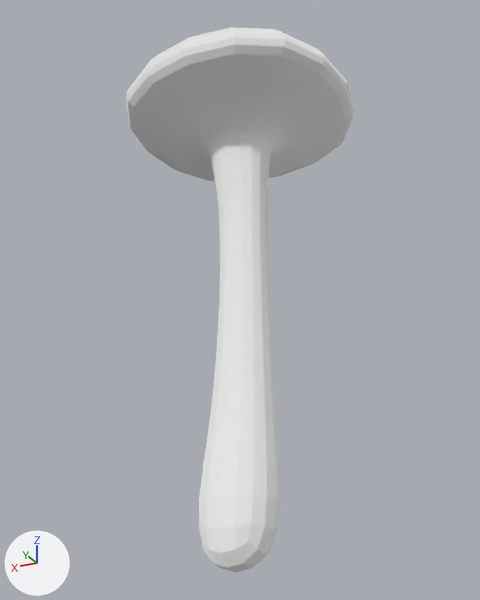
Two versions of the glTF model assets/models/mushroom3.gltf, one commit apart.
One viewpoint serves both versions: a 50 mm camera at (-32.9, 150.8, -7.5) aimed at (0.4, 84.1, 22.5). Lighting does not change. The marker at lower left points along +X, +Y and +Z. The first picture is the older version. Where no turn or scale is listed for an object, it has been applied to the vertices.

In view in the first picture: 'mushroom3'.
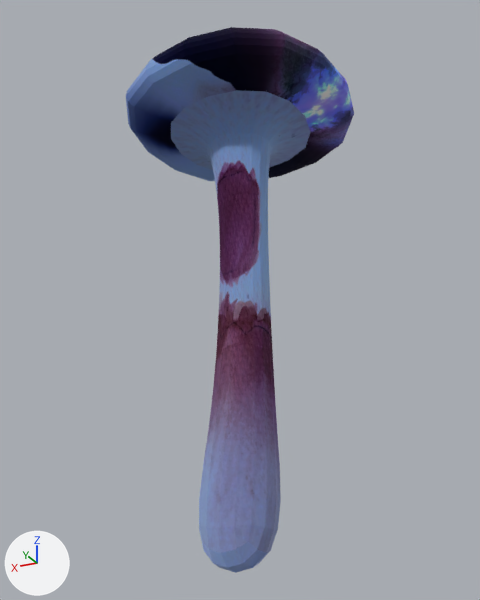
The newer file is also rescaled (x0.142), turned or shifted as a whole; pictures and numbers use the older file's frame.

Boxes [x1, y1, x2, y2] around the edits, measured in the pictures (480 x 600 px):
'mushroom3', surface changed (white to blue)
    both: [126, 27, 354, 573]

What changed in the scene script:
```text
Add img_mushroom_png:
    img_mushroom_png = load_image('mushroom.png', '../textures/mushroom.png', 1024, 1024, 'sRGB')
Change mat_mushroom:
    remove mat_mushroom.base_color = (1.0, 1.0, 1.0)  # white #ffffff
    add mat_mushroom.texture = img_mushroom_png
```
